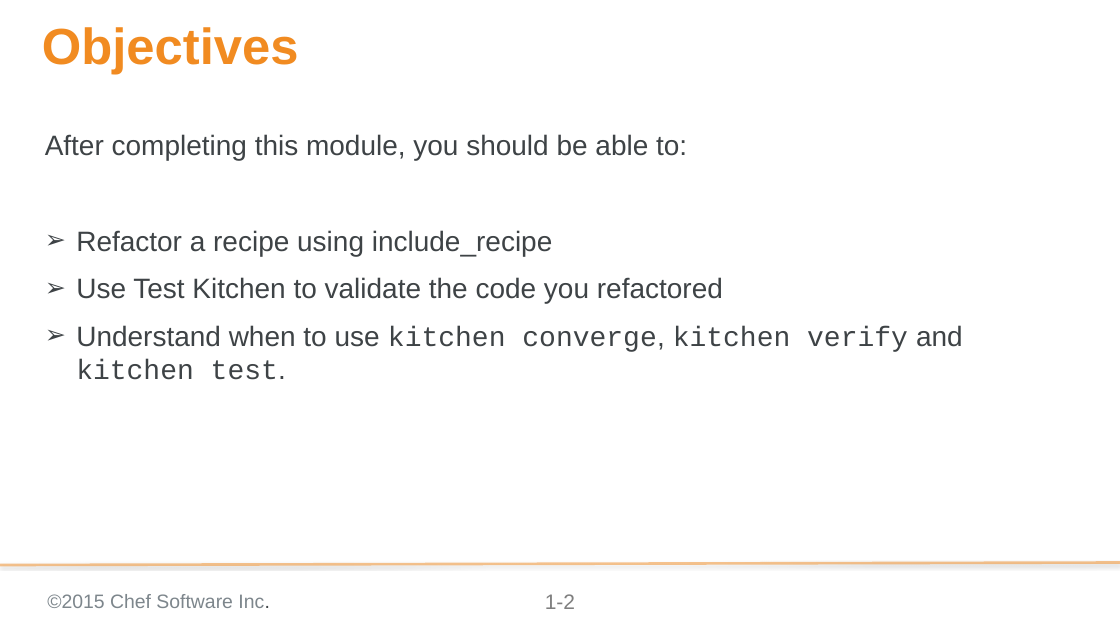
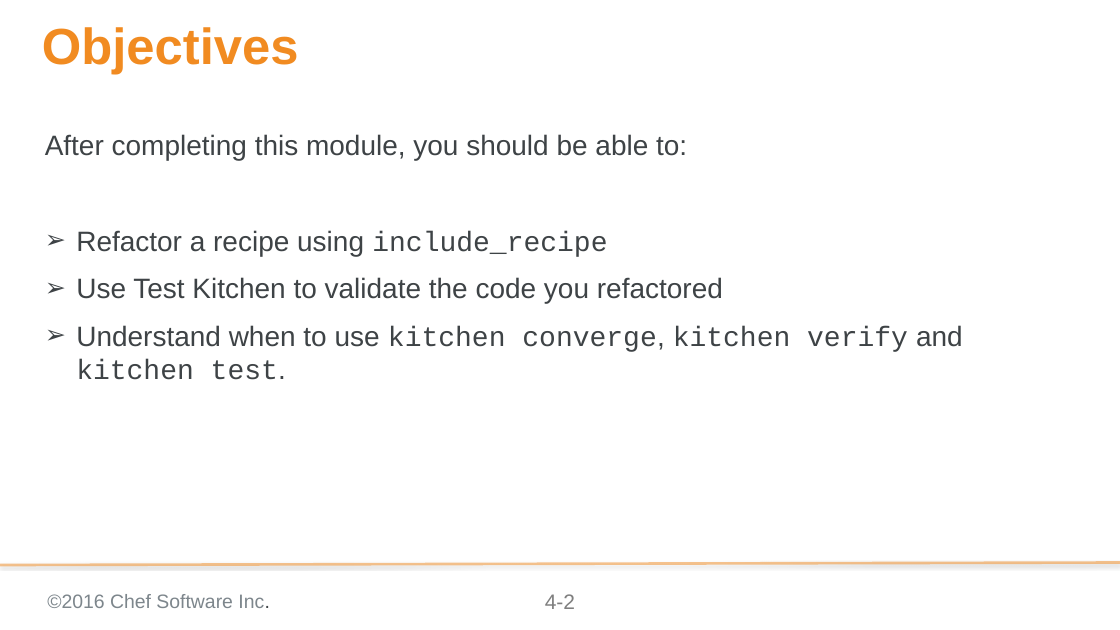
Before and after one commit to chef-training/test_driven_cookbook_development, a slide deck: slide 2 of 04-refactoring_cookbooks_with_tests.pptx. Drawn at 1120x630 pixels with LibreOffice and Linux fonts; fonts in the diff are those of the drawing; background and template pictures are left out. Boxes give left, top, right and bottom in pixels: in the first picture for what was removed or moved away, otherwise in the second. Text is boxed around its words. In the diff, an @@ line names an element or a change of style, - is before the commit and + after.

Commit message:
Add Concept slides to 04 Refactoring Cookbooks with Tests
Adds slides that explain more details about converge & verify and test
Adds slides that explain kitchen destroy and kitchen test

```diff
--- a/04-refactoring_cookbooks_with_tests.pptx
+++ b/04-refactoring_cookbooks_with_tests.pptx
@@ text at [76, 230, 607, 257]: font Arial to Courier New in "include_recipe" @@
@@ text at [47, 594, 270, 608]: text changed @@
-©2015 Chef Software Inc.
+©2016 Chef Software Inc.
@@ page number at [545, 594, 575, 609]: text changed @@
-1-2
+4-2
```
Also in this commit, not shown: 26 other slides changed, 20 slides added, 1 slide removed.
